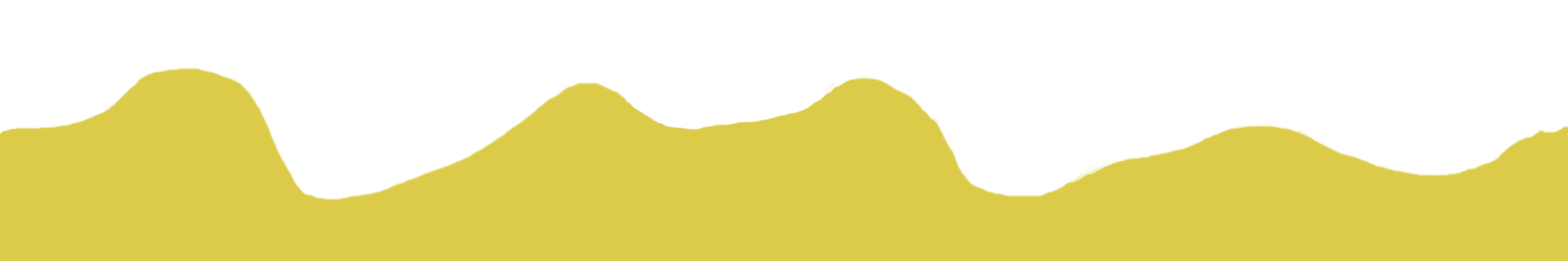
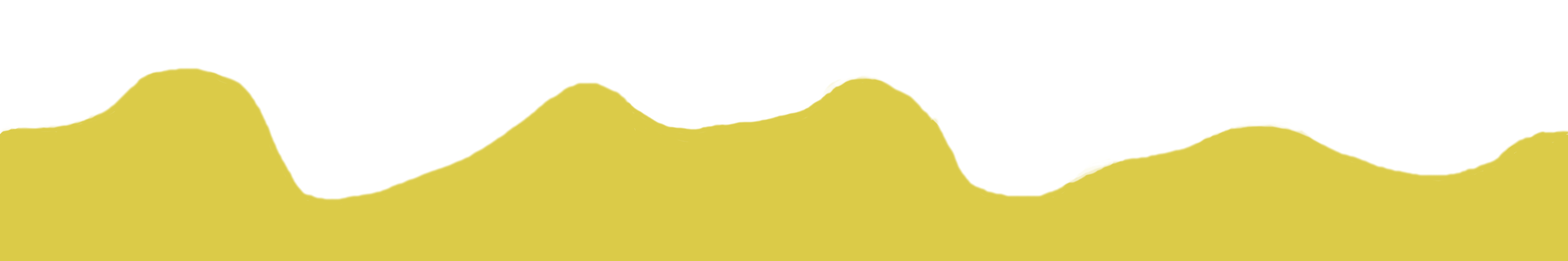
Before/after of a w=1568, h=261 layered artwork. What changed in the layer stack:
painted on "Background" over (1532, 124, 1568, 136)
